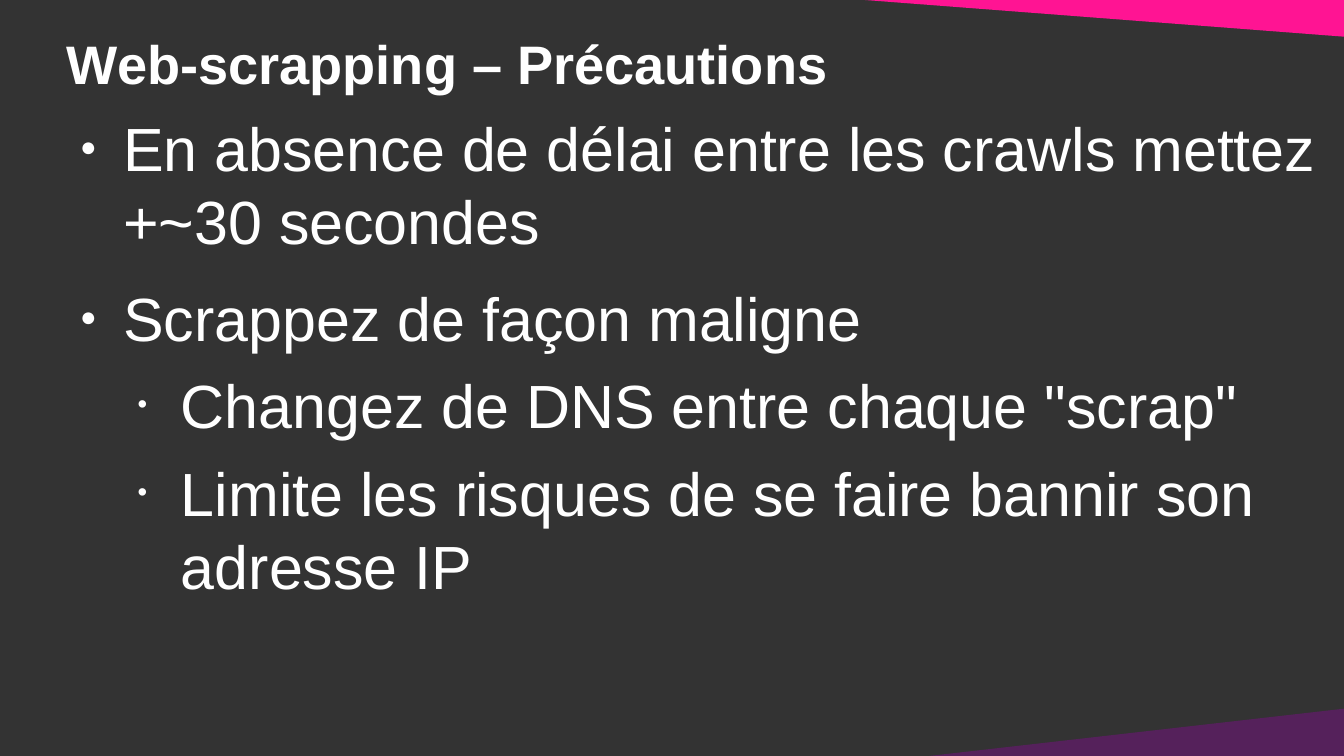
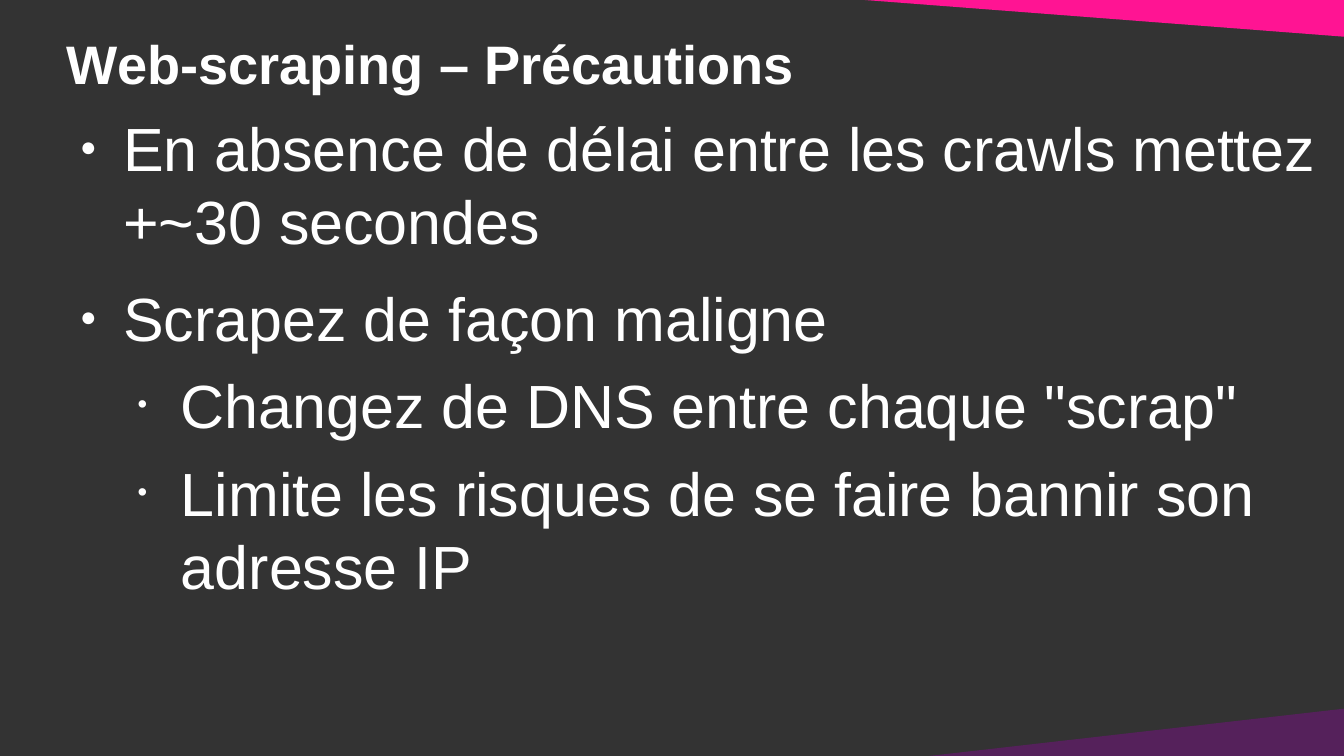
Before and after one commit to DanYellow/cours, a slide deck: slide 12 of data-journalisme-s4/travaux-pratiques/numero-2/presentation.odp. Drawn at 1344x756 pixels with LibreOffice and Linux fonts; fonts in the diff are those of the drawing. Boxes give left, top, right and bottom in pixels: in the first picture for what was removed or moved away, otherwise in the second. Text is boxed around its words. In the diff, an @@ line names an element or a change of style, - is before the commit and + after.

```diff
--- a/data-journalisme-s4/travaux-pratiques/numero-2/presentation.odp
+++ b/data-journalisme-s4/travaux-pratiques/numero-2/presentation.odp
@@ title at box(67, 44, 794, 93): text changed @@
-Web-scrapping – Précautions
+Web-scraping – Précautions
@@ text at box(123, 297, 827, 352): text changed @@
-● Scrappez de façon maligne
+● Scrapez de façon maligne
```
Also in this commit, not shown: 5 other slides changed, 1 other file.
